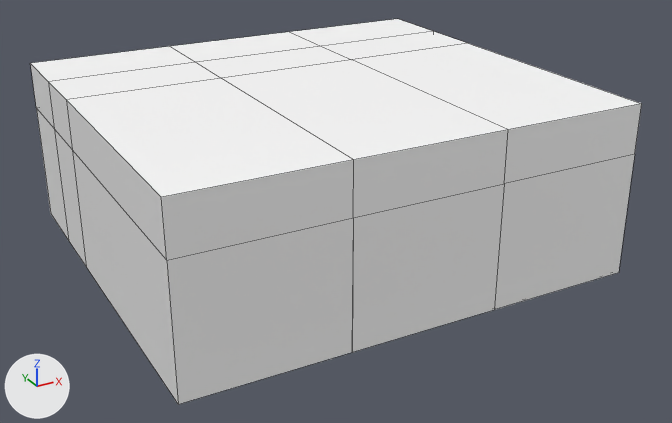
The FBX model Assets/Fall2025 Room/ZacharyRoom/Models/IZ_Room3250_Asset.fbx, before and after one commit.
Rendered twice from a camera (50 mm lens) standing at (-0.919, -1.849, 0.709) and looking at (0.013, -0.155, -0.138). Lighting does not change. The marker at lower left points along +X, +Y and +Z. The first picture is the older version. Mesh edges are drawn as thin lines. Where no turn or scale is listed for an object, it has been applied to the vertices. Vertices at exactly the same position are counted once.

In view in the first picture: 'Room_Basic_Mid.003'.
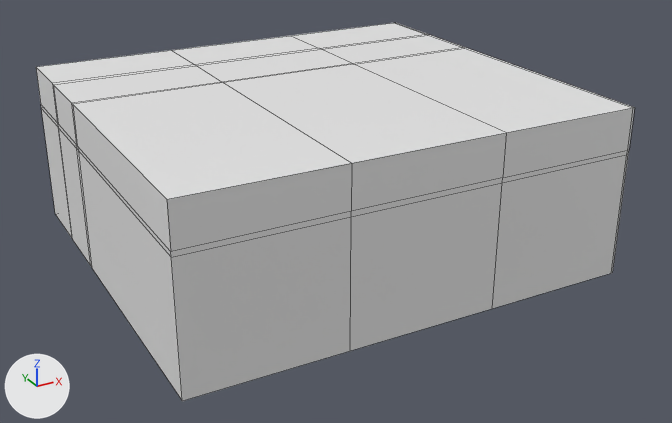
Changed parts and their boxes (x1, y1, x2, y2) in the pictures (672 x 423 px):
'Room_Basic_Mid.003', reshaped: before (30, 19, 642, 404); after (36, 23, 635, 401)
part 1 of me_mesh_017, deleted: before (291, 19, 642, 310)
part 2 of me_mesh_017, deleted: before (30, 46, 354, 404)
part 3 of me_mesh_017, deleted: before (170, 32, 508, 352)

Diff of the bpy script that builds the scene:
```diff
--- a/Assets/Fall2025 Room/ZacharyRoom/Models/IZ_Room3250_Asset.fbx.py
+++ b/Assets/Fall2025 Room/ZacharyRoom/Models/IZ_Room3250_Asset.fbx.py
@@ me_mesh_017 @@
 # used by ob_room_basic_mid_003; location = (0.0, 0.0, 0.0)
-me_mesh_017.from_pydata(...)  # 194 vertices, 133 faces; spans x -0.515..0.497, y -0.556..0.367, z -0.232..0.152
-me_mesh_017.materials.append(mat_standardsurface1)  # white #ffffff
+me_mesh_017.from_pydata(...)  # 138 vertices, 101 faces; spans x -0.505..0.497, y -0.55..0.358, z -0.232..0.144
+# me_mesh_017 part 1: the loose piece of 20 vertices spanning x 0.158..0.497, y -0.556..0.367, z -0.232..0.152 is deleted
+# me_mesh_017 part 2: the loose piece of 20 vertices spanning x -0.515..-0.174, y -0.556..0.367, z -0.232..0.152 is deleted
+# me_mesh_017 part 3: the loose piece of 16 vertices spanning x -0.174..0.158, y -0.556..0.367, z -0.232..0.152 is deleted
 me_mesh_017.materials.append(mat_room3250_backwall)
```
